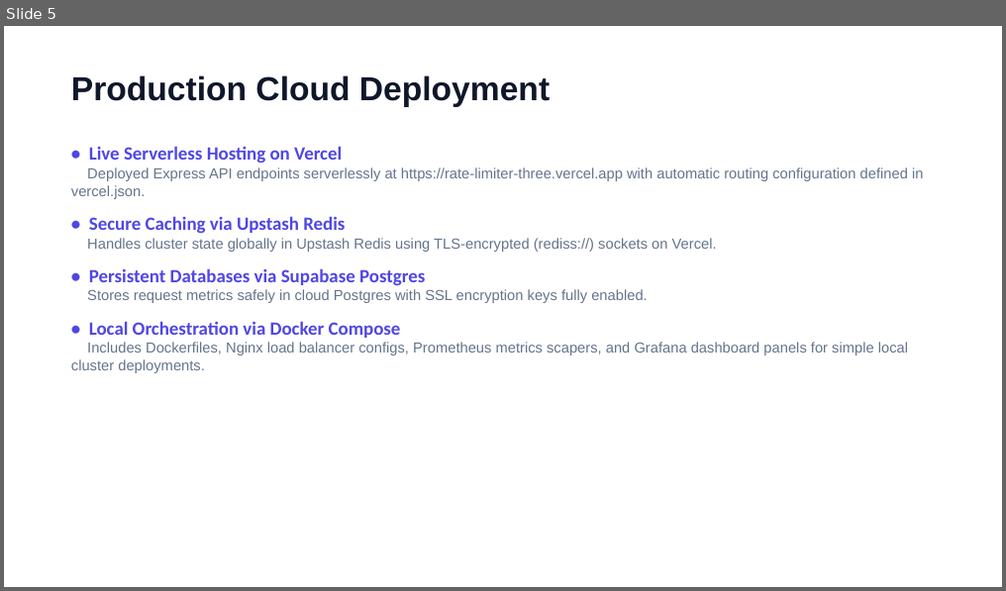
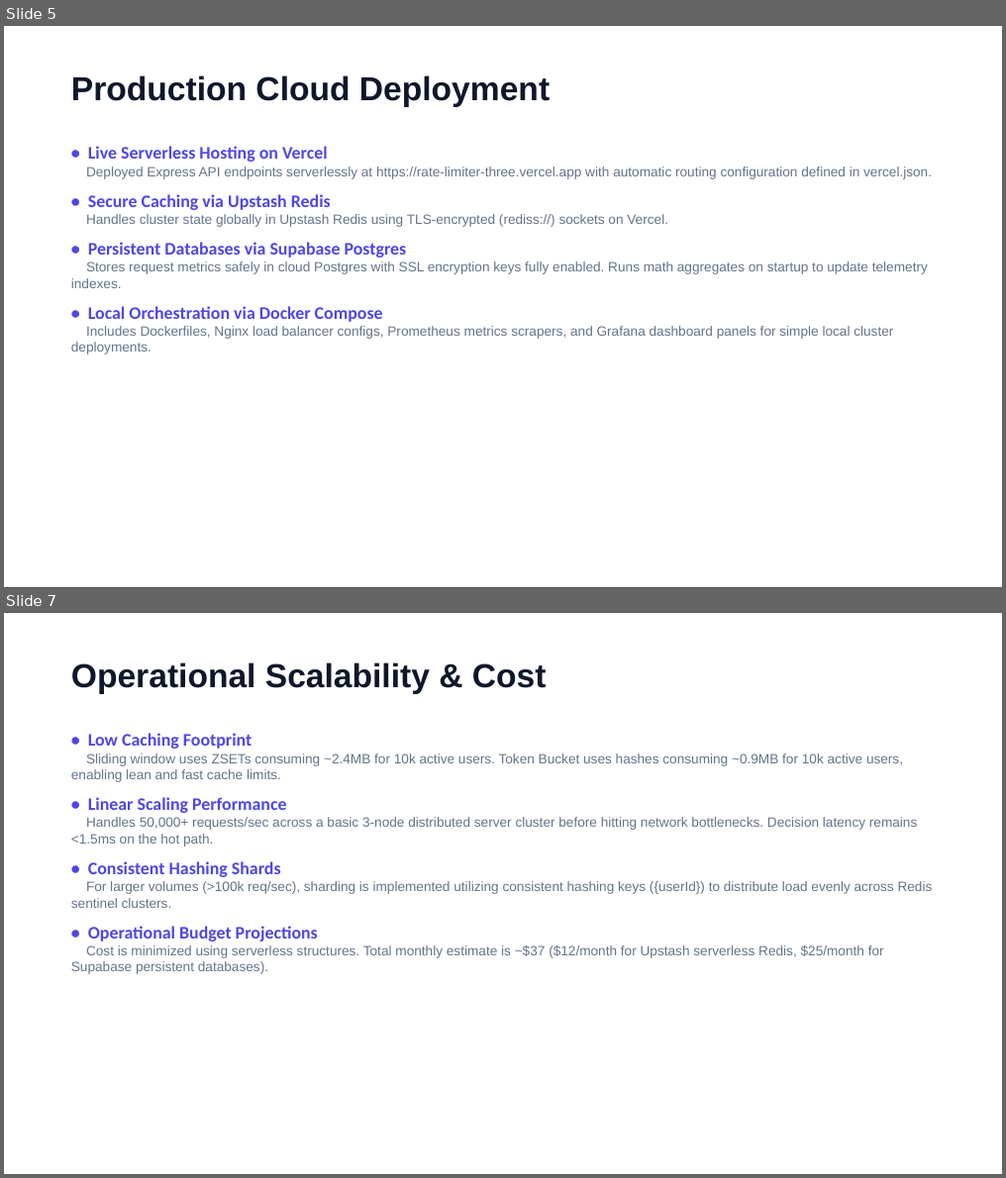
Before and after one commit to nikhil-codes-tech/rate_limiter, a slide deck: rate_limiter_presentation.pptx. Shown one above the other, each under a label of ours: slide 5 before the commit, slides 5 and 7 after it; the slides between them are not shown. The pictures are 1006x591 and 1006x1178 pixels, drawn with LibreOffice and Linux fonts; fonts in the diff are those of the drawing. Boxes give left, top, right and bottom in pixels: in the first picture for what was removed or moved away, otherwise in the second. Text is boxed around its words. In the diff, an @@ line names an element or a change of style, - is before the commit and + after.

Commit message:
Update PPTX presentation with Token Bucket and Chaos telemetry slides

```diff
--- a/rate_limiter_presentation.pptx
+++ b/rate_limiter_presentation.pptx
@@ slide 7 added at (4, 613, 1002, 1174), background #FFFFFF @@
@@ text added at (71, 663, 547, 694), 32 pt, text #0F172A, bold @@
+Operational Scalability & Cost
@@ text added at (71, 733, 933, 974), 13 pt, text #64748B @@
+• Low Caching Footprint
+Sliding window uses ZSETs consuming ~2.4MB for 10k active users. Token Bucket uses hashes consuming ~0.9MB for 10k active users, enabling lean and fast cache limits.
+• Linear Scaling Performance
+Handles 50,000+ requests/sec across a basic 3-node distributed server cluster before hitting network bottlenecks. Decision latency remains <1.5ms on the hot path.
+• Consistent Hashing Shards
+For larger volumes (>100k req/sec), sharding is implemented utilizing consistent hashing keys ({userId}) to distribute load evenly across Redis sentinel clusters.
+• Operational Budget Projections
+Cost is minimized using serverless structures. Total monthly estimate is ~$37 ($12/month for Upstash serverless Redis, $25/month for Supabase persistent databases).
@@ slide 5 changed as well @@
@@ text at (86, 146, 932, 322): size 18 to 17 pt in "• Live Serverless Hosting on Vercel", "• Secure Caching via Upstash Redis", "• Persistent Databases via Supabase Postgres", "• Local Orchestration via Docker Compose"; size 14 to 13 pt in "Deployed Express API endpoints serverlessly at https://rate- ...", "Handles cluster state globally in Upstash Redis ..."; less space between paragraphs @@
@@ text at (71, 262, 928, 288): text changed; size 14 to 13 pt @@
-Stores request metrics safely in cloud Postgres with SSL encryption keys fully enabled.
+Stores request metrics safely in cloud Postgres with SSL encryption keys fully enabled. Runs math aggregates on startup to update telemetry indexes.
@@ text at (71, 326, 893, 355): text changed; size 14 to 13 pt @@
-Includes Dockerfiles, Nginx load balancer configs, Prometheus metrics scapers, and Grafana dashboard panels for simple local cluster deployments.
+Includes Dockerfiles, Nginx load balancer configs, Prometheus metrics scrapers, and Grafana dashboard panels for simple local cluster deployments.
```
Also in this commit, not shown: 4 other slides changed, 1 other slide added, 2 slides removed, 1 other file.
